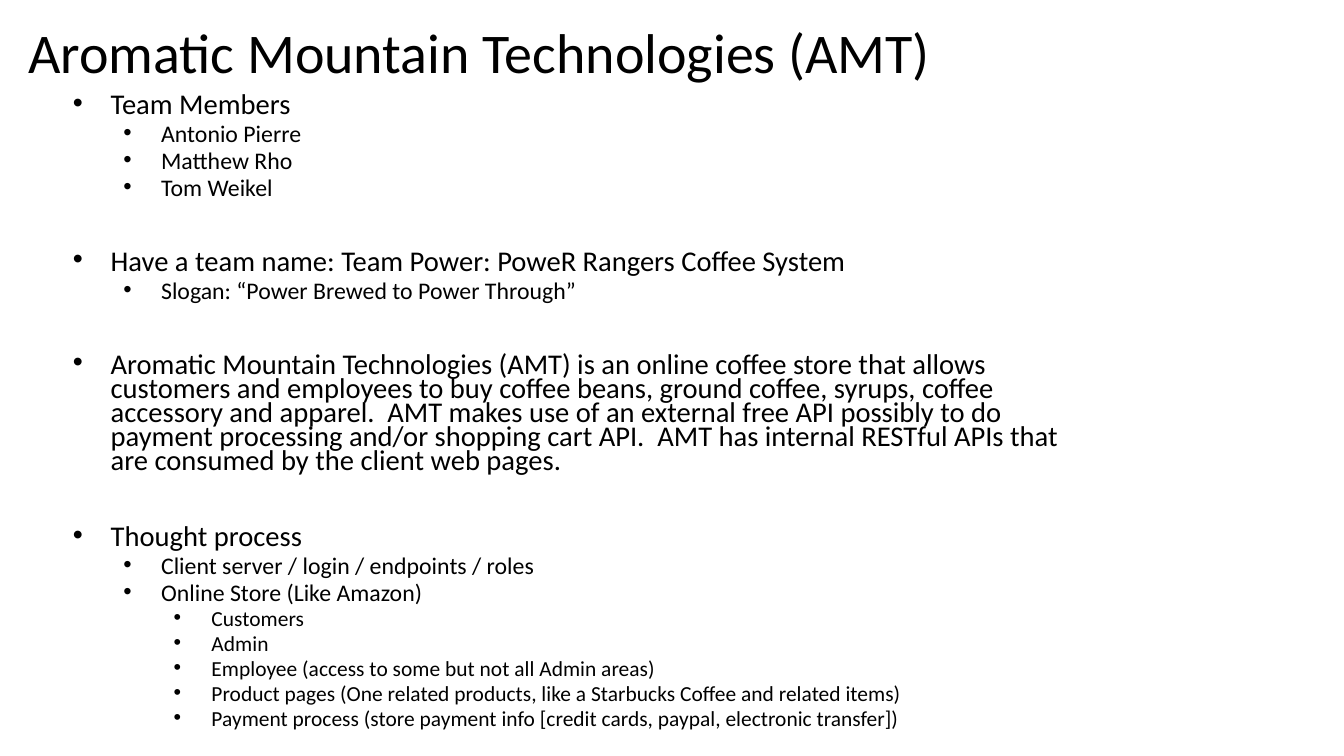
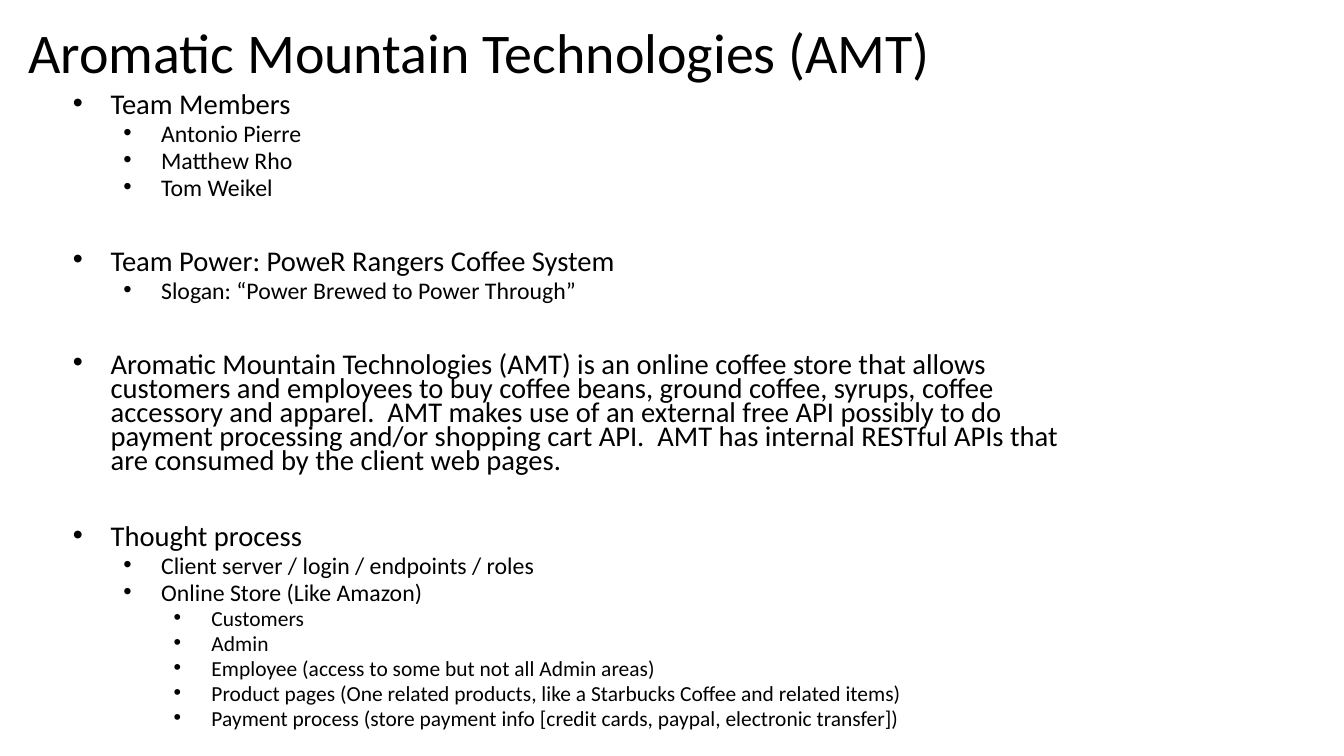
Before and after one commit to tlw8253/amt-mvc, a slide deck: slide 1 of docs/AMT-mvc.pptx. Drawn at 1344x756 pixels with LibreOffice and Linux fonts; fonts in the diff are those of the drawing. Boxes give left, top, right and bottom in pixels: in the first picture for what was removed or moved away, otherwise in the second. Text is boxed around its words. In the diff, an @@ line names an element or a change of style, - is before the commit and + after.

```diff
--- a/docs/AMT-mvc.pptx
+++ b/docs/AMT-mvc.pptx
@@ subtitle at box(111, 251, 615, 276): text changed @@
-• Have a team name: Team Power: PoweR Rangers Coffee System
+• Team Power: PoweR Rangers Coffee System
```
Also in this commit, not shown: 1 other slide changed, 2 slides added, 6 slides removed, 23 other files.
